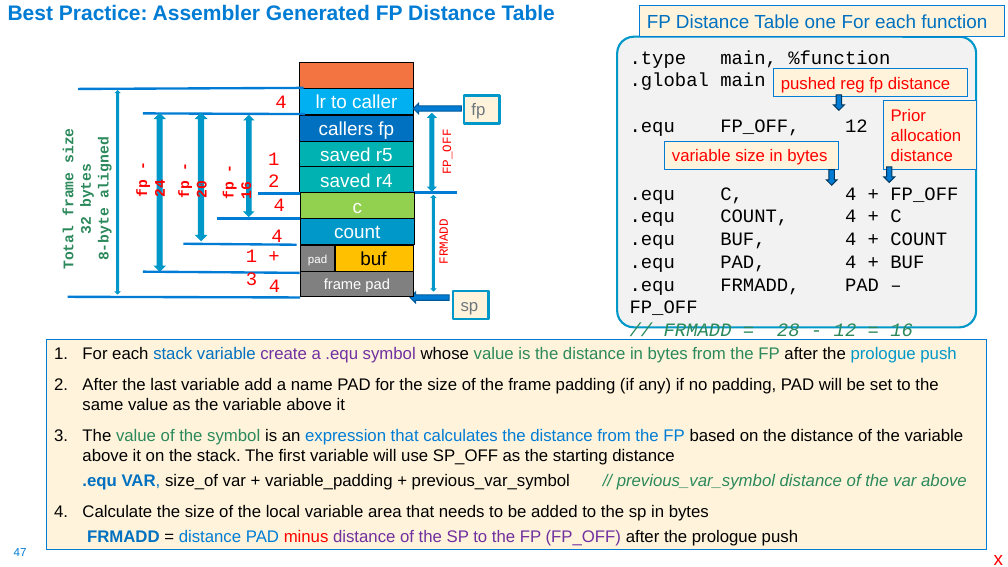
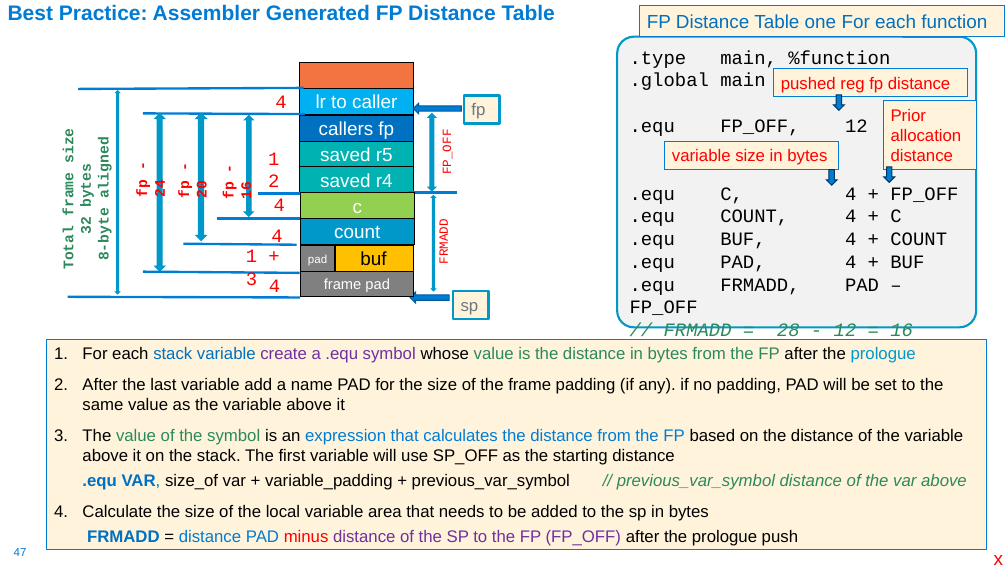
Before and after one commit to cse30-sp24/Muller-Slides, a slide deck: slide 47 of 07-Arm-Part4.pptx. Drawn at 1008x567 pixels with LibreOffice and Linux fonts; fonts in the diff are those of the drawing. Boxes give left, top, right and bottom in pixels: in the first picture for what was removed or moved away, otherwise in the second. Text is boxed around its words. In the diff, an @@ line names an element or a change of style, - is before the commit and + after.

```diff
--- a/07-Arm-Part4.pptx
+++ b/07-Arm-Part4.pptx
@@ text at (82, 347, 943, 410): text changed @@
-1. For each stack variable create a .equ symbol whose value is the distance in bytes from the FP after the prologue push
-2. After the last variable add a name PAD for the size of the frame padding (if any) if no padding, PAD will be set to the same value as the variable above it
+1. For each stack variable create a .equ symbol whose value is the distance in bytes from the FP after the prologue
+2. After the last variable add a name PAD for the size of the frame padding (if any). if no padding, PAD will be set to the same value as the variable above it
```
Also in this commit, not shown: 9 other slides changed, 3 other files.
